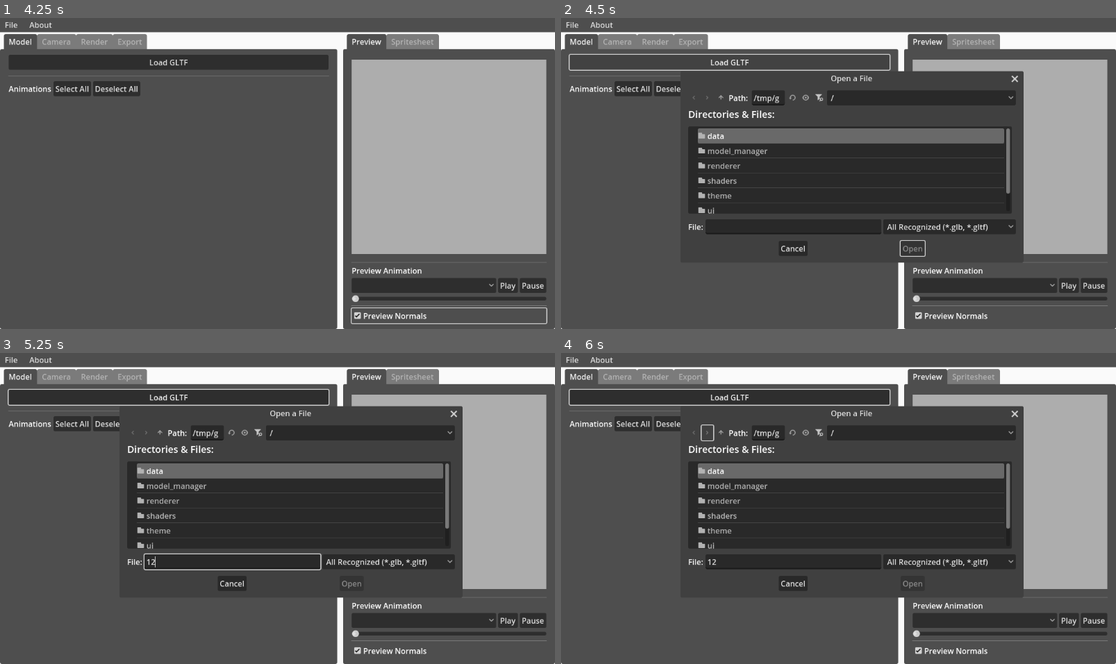
Above: before the commit, frames 1-4 (two rows, left to right).
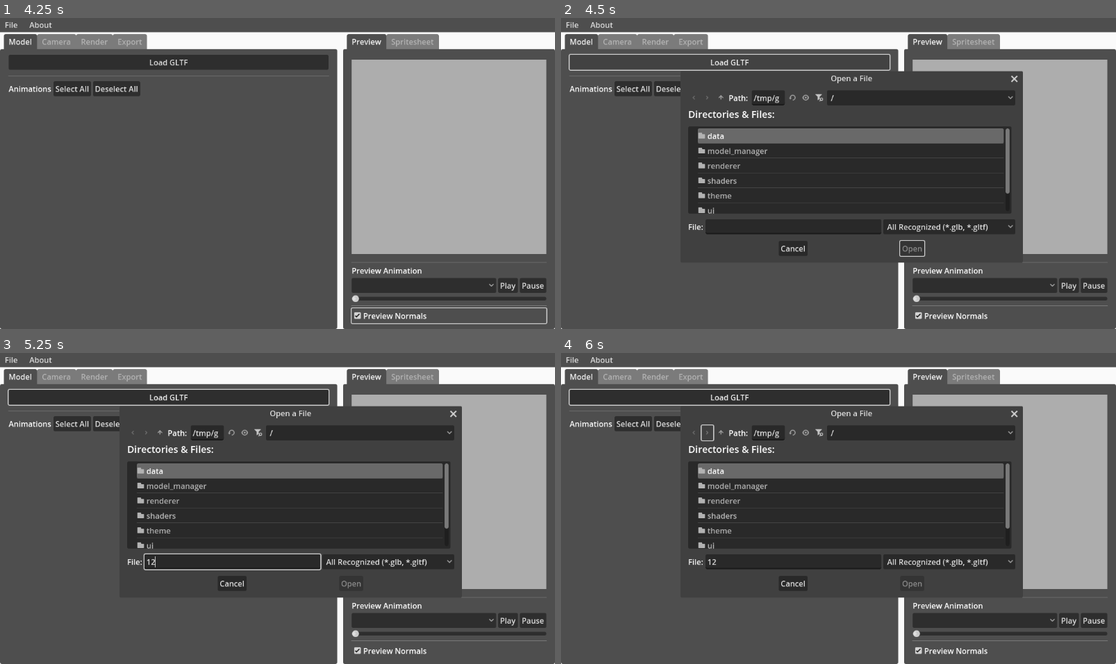
Above: after the commit, the same moments.

Repository: Caaz/FlatPixel
Game: Godot game, scene res://ui/main.tscn
Same seed, same stepped clock (60 frames per second), same inputs: the game is played once before the commit and once after it.
Inputs (mouse positions are in pixels of both pictures, inside the frame that each line leads up to):
- Up to frame 1 (4.25 s): click "Play" at 0.5 s; click "Play" at 1.25 s; click "Select All" at 2 s; click "Deselect All" at 2.75 s; click "Preview Normals" at 3.5 s
- Up to frame 2 (4.5 s): click "Load GLTF" at 4.25 s
- Up to frame 3 (5.25 s): click (233, 561) at 5.02 s; type "12" at 5.1 s
- Up to frame 4 (6 s): click (705, 433) at 5.75 s

Frame 1 is identical in both runs. In frame 2, 0.2% of the frame differs, in the area x 60-84%, y 17-77%; in frame 3, 0.2%; in frame 4, 0.2%.

Commit message:
shortcuts

Diff:
--- a/ui/top_menu_bar.gd
+++ b/ui/top_menu_bar.gd
@@ -11,20 +11,27 @@
 
 func _ready():
 	file_menu.add_item("New", 0)
+	file_menu.set_item_shortcut(file_menu.get_item_index(0), _build_shortcut(KEY_N))
 
 	file_menu.add_separator("", 1000)
 
 	file_menu.add_item("Open...", 1)
+	file_menu.set_item_shortcut(file_menu.get_item_index(1), _build_shortcut(KEY_O))
+
 	file_menu.add_submenu_node_item("Open Recent", open_recent_menu, 2)
 
 	file_menu.add_separator("", 1001)
 
 	file_menu.add_item("Save", 3)
+	file_menu.set_item_shortcut(file_menu.get_item_index(3), _build_shortcut(KEY_S))
+
 	file_menu.add_item("Save As...", 4)
+	file_menu.set_item_shortcut(file_menu.get_item_index(4), _build_shortcut(KEY_S, true, true))
 
 	file_menu.add_separator("", 1002)
 
 	file_menu.add_item("Exit", 5)
+	file_menu.set_item_shortcut(file_menu.get_item_index(5), _build_shortcut(KEY_Q))
 
 	about_menu.set_item_text(0, "%s v%s" % [ProjectSettings.get_setting("application/config/name"), ProjectSettings.get_setting("application/config/version")])
 
@@ -53,7 +60,12 @@
 			get_tree().quit()
 
 func _on_open_recent_menu_index_pressed(idx: int) -> void:
-	Session.load_flpx_file(open_recent_menu.get_item_text(idx))
+	# Clear recents
+	if open_recent_menu.get_item_id(idx) == 1000:
+		RecentFileManager.clear_recents()
+	else:
+		# Actually open something
+		Session.load_flpx_file(open_recent_menu.get_item_text(idx))
 
 
 func _on_open_path_selected(filepath: String):
@@ -67,5 +79,18 @@
 	if len(files) == 0:
 		open_recent_menu.add_item("<empty>")
 		open_recent_menu.set_item_disabled(0, true)
+		return
+
 	for recent in files:
 		open_recent_menu.add_item(recent)
+	open_recent_menu.add_separator()
+	open_recent_menu.add_item("Clear Recents", 1000)
+
+func _build_shortcut(key: Key, use_ctrl: bool = true, use_shift: bool = false) -> Shortcut:
+	var shortcut := Shortcut.new()
+	var event := InputEventKey.new()
+	event.keycode = key
+	event.ctrl_pressed = use_ctrl
+	event.shift_pressed = use_shift
+	shortcut.events = [event]
+	return shortcut
--- a/util/recent_file_manager.gd
+++ b/util/recent_file_manager.gd
@@ -24,6 +24,11 @@
 	save_config_file()
 	on_recent_files_updated.emit(recent_files)
 
+func clear_recents():
+	recent_files = []
+	save_config_file()
+	on_recent_files_updated.emit(recent_files)
+
 func load_config_file():
 	var config = ConfigFile.new()
 	var err = config.load(RECENT_FILE_PATH)
